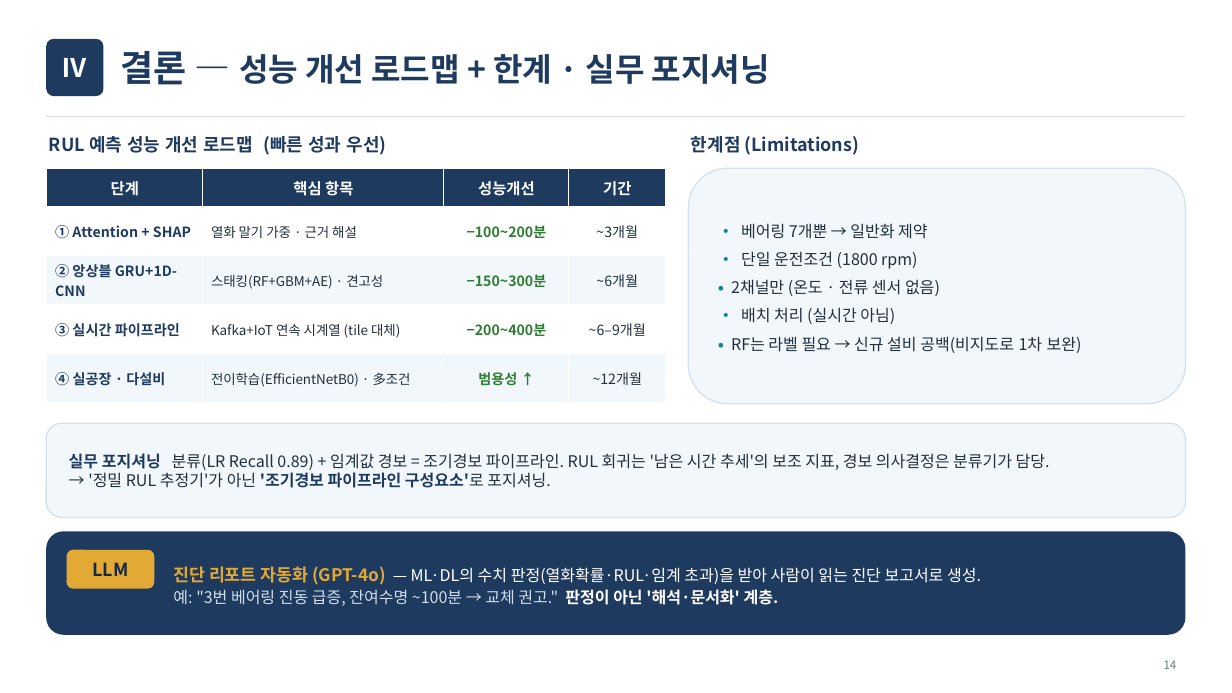
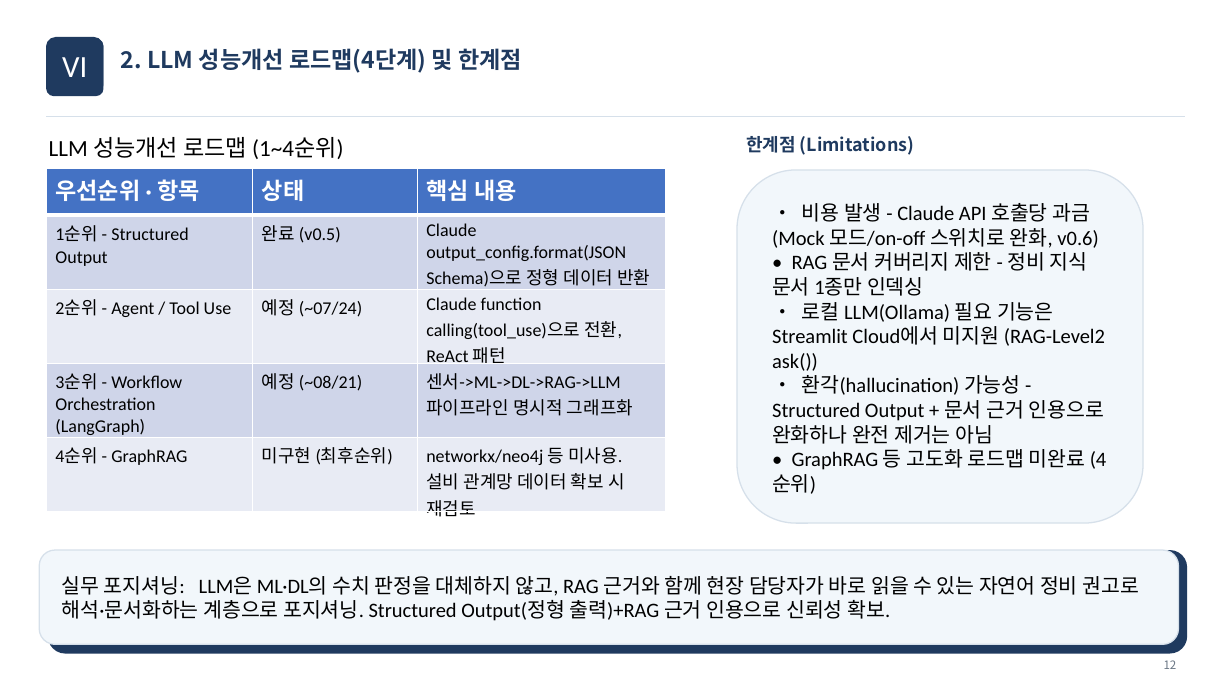
Before and after one commit to vapsnamheo-dev/AISOURCE, a slide deck: slide 12 of Homework/LLM_FactoryAutomation/산출물/허남_LLM프로젝트.pptx (slide 14 before the commit). Drawn at 1232x693 pixels with LibreOffice and Linux fonts; fonts in the diff are those of the drawing. Boxes give left, top, right and bottom in pixels: in the first picture for what was removed or moved away, otherwise in the second. Text is boxed around its words. In the diff, an @@ line names an element or a change of style, - is before the commit and + after.

Commit message:
feat: LLM_FactoryAutomation v0.7 - 환각 방어 게이트 + RAG 출처근거 Citation
- femto_llm_guard.py 신규: 신뢰도 톤 분기·입력 OOD 판정·클래스 한정 자기인지 3층 게이트로 환각(hallucination) 구조적 차단
- femto_doc_rag.py 개선: 문서 출처를 파일명·절 번호·개정일로 태깅(Citation), BM25+벡터 Hybrid 양쪽 경로 모두 근거 메타데이터 보존
- streamlit_femto.py: Tab6 AI 정비 권고에 위 기능 반영
- tests: test_femto_llm_guard.py 11건, test_femto_doc_rag_citations.py 5건 pytest 통과
- 산출물: 딥러닝_LLM프로젝트 PPT(부록 D/E 추가, v0.7), 백업본 동기화

```diff
--- a/Homework/LLM_FactoryAutomation/산출물/허남_LLM프로젝트.pptx
+++ b/Homework/LLM_FactoryAutomation/산출물/허남_LLM프로젝트.pptx
@@ rounded rectangle "VI": place and size @@
-rounded rectangle "VI" at [62,58,88,77]
+rounded rectangle "VI" at [46,37,104,94]
@@ rounded rectangle "VI" at [46,37,104,94]: fill none to #1F3A5F @@
@@ text in rounded rectangle at [62,57,87,77]: text changed; size 20 to 24 pt; font Noto Sans CJK KR to Calibri; bold off @@
-Ⅳ
+VI
@@ text at [121,48,522,73]: text changed; size 25 to 18 pt @@
-결론 — 성능 개선 로드맵 + 한계 · 실무 포지셔닝
+2. LLM 성능개선 로드맵(4단계) 및 한계점
@@ text at [49,137,343,159]: text changed; size 14 to 18 pt; font Noto Sans CJK KR to Calibri; text colour #1F3A5F to #000000; bold off @@
-RUL 예측 성능 개선 로드맵 (빠른 성과 우선)
+LLM 성능개선 로드맵 (1~4순위)
@@ text "한계점 (Limitations)": place and size @@
-text "한계점 (Limitations)" at [691,136,860,155]
+text "한계점 (Limitations)" at [746,136,915,155]
@@ table removed at [46,168,665,403], 5 rows, 4 columns @@
-단계 | 핵심 항목 | 성능개선 | 기간
-① Attention + SHAP | 열화 말기 가중 · 근거 해설 | −100~200분 | ~3개월
-② 앙상블 GRU+1D-CNN | 스태킹(RF+GBM+AE) · 견고성 | −150~300분 | ~6개월
-③ 실시간 파이프라인 | Kafka+IoT 연속 시계열 (tile 대체) | −200~400분 | ~6–9개월
-④ 실공장 · 다설비 | 전이학습(EfficientNetB0) · 多조건 | 범용성 ↑ | ~12개월
@@ table added at [46,168,665,532], 5 rows, 3 columns @@
+우선순위 · 항목 | 상태 | 핵심 내용
+1순위 - Structured Output | 완료 (v0.5) | Claude output_config.format(JSON Schema)으로 정형 데이터 반환
+2순위 - Agent / Tool Use | 예정 (~07/24) | Claude function calling(tool_use)으로 전환, ReAct 패턴
+3순위 - Workflow Orchestration (LangGraph) | 예정 (~08/21) | 센서->ML->DL->RAG->LLM 파이프라인 명시적 그래프화
+4순위 - GraphRAG | 미구현 (최후순위) | networkx/neo4j 등 미사용. 설비 관계망 데이터 확보 시 재검토
@@ rounded rectangle "• 비용 발생 - Claude ...": place and size @@
-rounded rectangle "• 비용 발생 - Claude ..." at [689,168,1186,404]
+rounded rectangle "• 비용 발생 - Claude ..." at [738,170,1143,523]
@@ text in rounded rectangle at [772,203,1105,470]: text changed; size 12.5 to 16 pt; font Noto Sans CJK KR to Calibri; text colour #22303C to #000000 @@
-• 베어링 7개뿐 → 일반화 제약
-• 단일 운전조건 (1800 rpm)
-• 2채널만 (온도 · 전류 센서 없음)
-• 배치 처리 (실시간 아님)
-• RF는 라벨 필요 → 신규 설비 공백(비지도로 1차 보완)
+• 비용 발생 - Claude API 호출당 과금 (Mock 모드/on-off 스위치로 완화, v0.6)
+• RAG 문서 커버리지 제한 - 정비 지식 문서 1종만 인덱싱
+• 로컬 LLM(Ollama) 필요 기능은 Streamlit Cloud에서 미지원 (RAG-Level2 ask())
+• 환각(hallucination) 가능성 - Structured Output + 문서 근거 인용으로 완화하나 완전 제거는 아님
+• GraphRAG 등 고도화 로드맵 미완료 (4순위)
@@ rounded rectangle "실무 포지셔닝: LLM은 ML·DL의 수치 ...": place and size @@
-rounded rectangle "실무 포지셔닝: LLM은 ML·DL의 수치 ..." at [46,423,1186,518]
+rounded rectangle "실무 포지셔닝: LLM은 ML·DL의 수치 ..." at [39,550,1178,644]
@@ rounded rectangle: place and size @@
-rounded rectangle at [46,531,1186,635]
+rounded rectangle at [48,550,1188,653]
@@ rounded rectangle removed at [67,550,154,589] @@
-LLM
@@ text removed at [173,566,981,606] @@
-진단 리포트 자동화 (GPT-4o) — ML·DL의 수치 판정(열화확률·RUL·임계 초과)을 받아 사람이 읽는 진단 보고서로 생성.
-예: "3번 베어링 진동 급증, 잔여수명 ~100분 → 교체 권고." 판정이 아닌 '해석·문서화' 계층.
@@ text in rounded rectangle at [62,576,1139,621]: text changed; size 12.5 to 16 pt; font Noto Sans CJK KR to Calibri; text colour #22303C to #000000 @@
-실무 포지셔닝 분류(LR Recall 0.89) + 임계값 경보 = 조기경보 파이프라인. RUL 회귀는 '남은 시간 추세'의 보조 지표, 경보 의사결정은 분류기가 담당.
-→ '정밀 RUL 추정기'가 아닌 '조기경보 파이프라인 구성요소'로 포지셔닝.
+실무 포지셔닝: LLM은 ML·DL의 수치 판정을 대체하지 않고, RAG 근거와 함께 현장 담당자가 바로 읽을 수 있는 자연어 정비 권고로 해석·문서화하는 계층으로 포지셔닝. Structured Output(정형 출력)+RAG 근거 인용으로 신뢰성 확보.
@@ text at [1164,660,1177,669]: text changed @@
-14
+12
```
Also in this commit, not shown: 6 other slides changed, 9 slides added, 24 slides removed, 31 other files.
